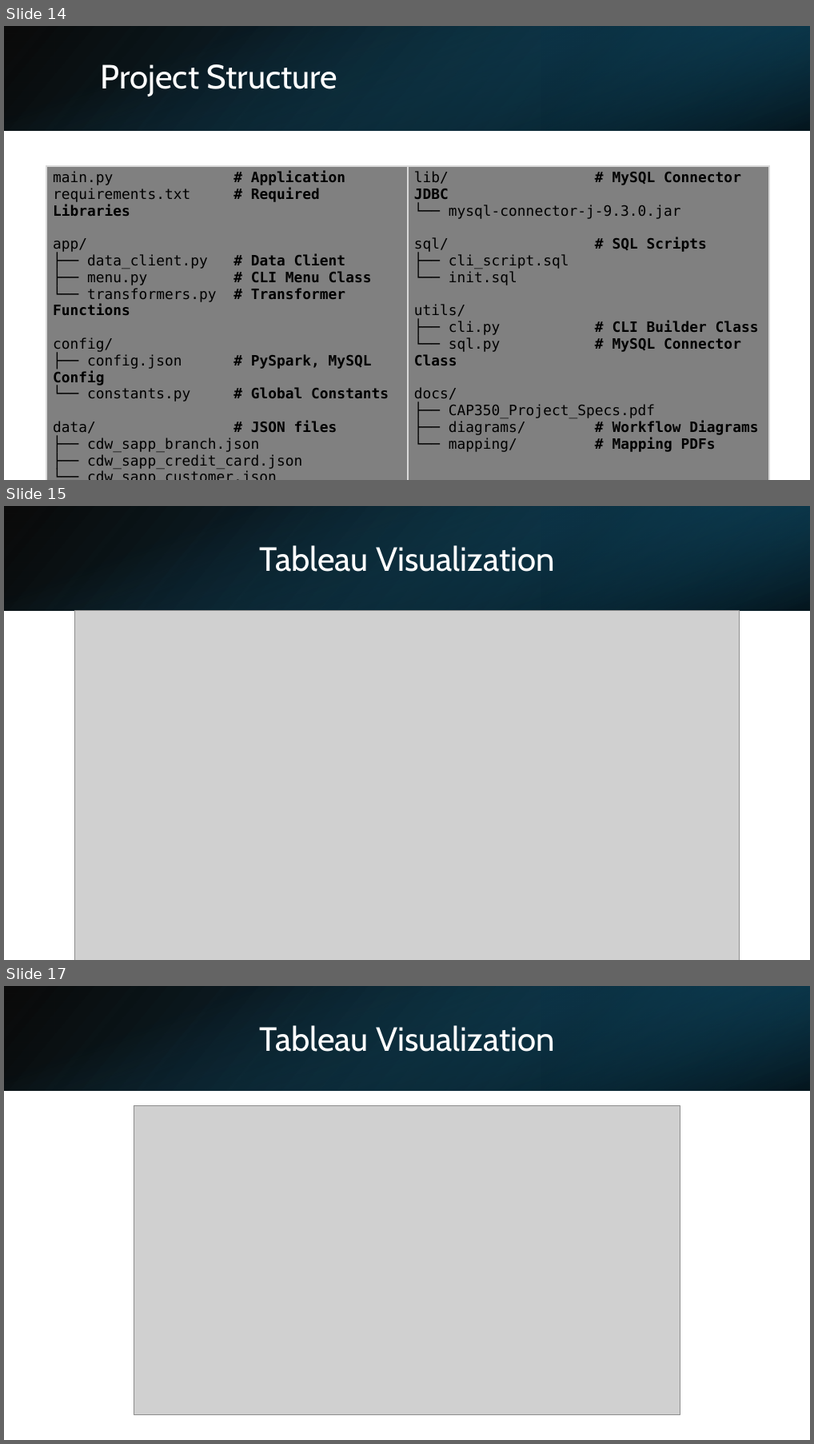
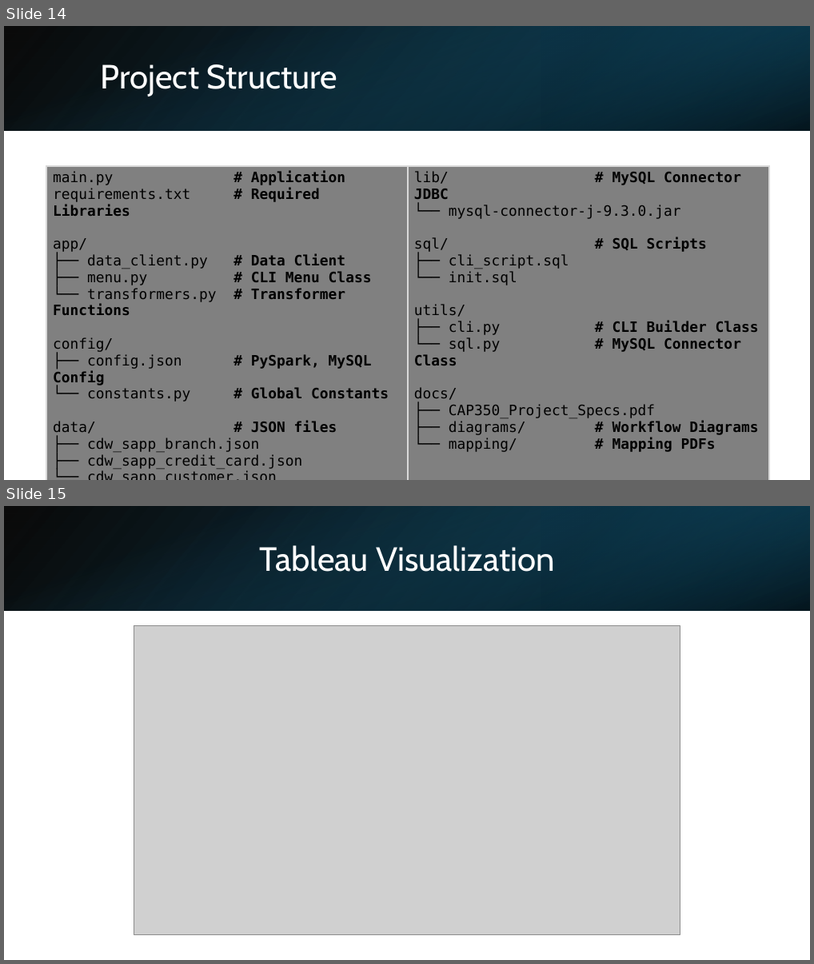
Before and after one commit to kencopas/Capstone, a slide deck: docs/Kenneth Copas - Capstone Presentation.pptx. Shown one above the other, each under a label of ours: slides 14, 15 and 17 before the commit, slides 14 and 15 after it; the slides between them are not shown. The pictures are 814x1444 and 814x964 pixels, drawn with LibreOffice and Linux fonts; fonts in the diff are those of the drawing; grey boxes stand for pictures. Boxes give left, top, right and bottom in pixels: in the first picture for what was removed or moved away, otherwise in the second. Text is boxed around its words. In the diff, an @@ line names an element or a change of style, - is before the commit and + after.

```diff
--- a/docs/Kenneth Copas - Capstone Presentation.pptx
+++ b/docs/Kenneth Copas - Capstone Presentation.pptx
@@ slide 15 removed at [4, 506, 810, 960], background #FFFFFF @@
@@ rectangle removed at [4, 506, 810, 610] @@
@@ rectangle removed at [4, 506, 810, 610] @@
@@ rectangle removed at [542, 506, 810, 610] @@
@@ title removed at [259, 545, 554, 572] @@
-Tableau Visualization
@@ picture removed at [74, 610, 739, 960] @@
@@ what was slide 17 is now slide 15 @@
```
Also in this commit, not shown: 1 slide added, 1 other slide removed, 4 other files.
